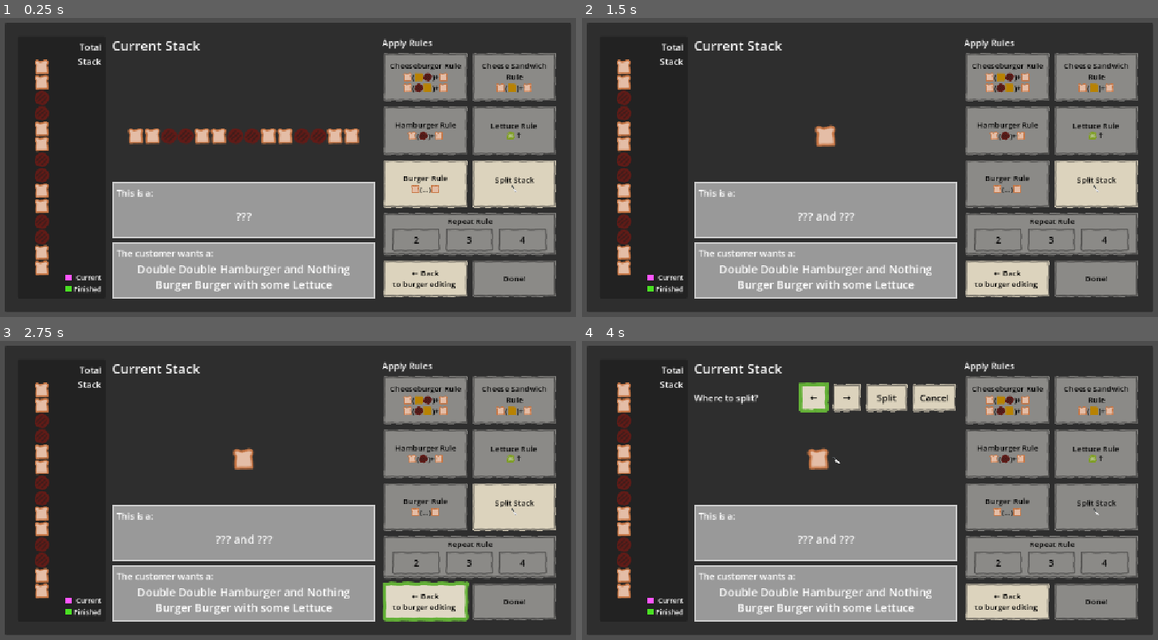
Above: before the commit, frames 1-4 (two rows, left to right).
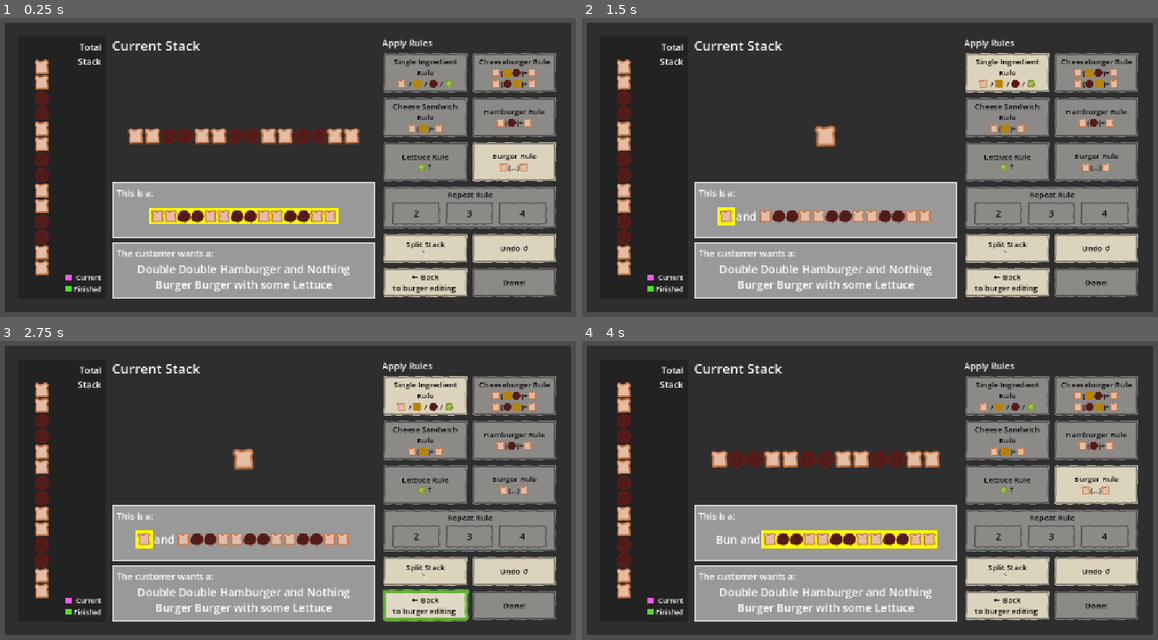
Above: after the commit, the same moments.

Repository: tobiaswahyudi/caesar-of-cheese
Game: Godot game, scene res://scenes/naming_ui.tscn
The game is run twice, just before and just after one commit, with the same random seed, the same clock (stepped at 60 frames per second) and the same inputs. This scene is started directly instead of the project's main scene.
Inputs (mouse positions are in pixels of both pictures, inside the frame that each line leads up to; where the layout moved, square brackets give the same spot in the first picture):
- Up to frame 1 (0.25 s): no input
- Up to frame 2 (1.5 s): click (1008, 248) [1094, 182] at 0.5 s; click "Split" at 1.25 s
- Up to frame 3 (2.75 s): click (426, 604) at 2.02 s
- Up to frame 4 (4 s): click (1008, 394) [1094, 505] at 2.75 s; click (812, 397) at 3.5 s, where only the run before the commit has a clickable "←"

The runs differ from the first frame. In frame 1, 16% of the frame differs, in the area x 25-97%, y 13-93%; in frame 2, 16%; in frame 3, 16%; in frame 4, 19%, in the area x 19-97%, y 13-93%.
Error before the commit: Invalid access to property or key of type 'String' on a base object of type 'Dictionary[String, String]'. (res://scenes/naming_ui.gd:58)

Commit message:
Naming complete! Without lettuce

Diff:
--- a/scenes/naming_ui.gd
+++ b/scenes/naming_ui.gd
@@ -1,6 +1,7 @@
 extends Control
 
 @export_group("Buttons")
+@export var single_ingredient_button: Button
 @export var cheeseburger_button: Button
 @export var cheese_sandwich_button: Button
 @export var hamburger_button: Button
@@ -30,7 +31,7 @@
 @export_subgroup("Strings")
 @export var undo_label: String = "Undo ↻"
 @export_multiline var back_label: String = "← Back\nto burger editing "
-@export_multiline var done_editing_label: String = "← Back\nto burger editing "
+@export_multiline var done_editing_label: String
 @export var split_cursor: String = " 🔪 "
 
 @export_subgroup("Sizes")
@@ -54,6 +55,9 @@
 	get():
 		return current_stack == ""
 
+func highlight_bbstring(string: String):
+	return "[bgcolor=yellow]" + string + "[/bgcolor]"
+
 func make_ingredient_bbstring(ingredient_letter: String, img_size: int = 40) -> String:
 	return "[img={0}]{1}[/img]".format([img_size, img_path_map[ingredient_letter]])
 
@@ -67,6 +71,7 @@
 	return total_string
 
 func eval_button_state() -> void:
+	single_ingredient_button.disabled = done_naming or is_splitting or not Parser.check_rule_single(current_stack)
 	cheeseburger_button.disabled = done_naming or is_splitting or not Parser.check_rule_cheeseburger(current_stack)
 	cheese_sandwich_button.disabled = done_naming or is_splitting or not Parser.check_rule_cheese_sandwich(current_stack)
 	hamburger_button.disabled = done_naming or is_splitting or not Parser.check_rule_hamburger(current_stack)
@@ -101,7 +106,15 @@
 			current_stack_label.text = make_stack_bbstring(current_stack, current_stack_img_size)
 	else:
 		current_stack_label.text = done_editing_label
-	stack_name_label.text = total_bst.get_name()
+
+	var count: Array[int] = [0]
+	stack_name_label.text = total_bst.get_name(func(stack):
+		count[0] += 1
+		var stack_bbstring = make_stack_bbstring(stack, 24, false)
+		if count[0] == 1:
+			return highlight_bbstring(stack_bbstring)
+		return stack_bbstring
+	)
 
 func eval_state() -> void:
 	eval_button_state()
@@ -127,13 +140,13 @@
 func make_button_click_action(do_one_step_and_get_bst: Callable) -> Callable:
 	return func():
 		var resolved_bst = do_one_step_and_get_bst.call(current_stack)
-		print("resolving bst for burger resolved to ", resolved_bst.get_name(), ", aka ", resolved_bst.get_repr())
+		# print("resolving bst for burger resolved to ", resolved_bst.get_name(), ", aka ", resolved_bst.get_repr())
 		apply_resolve_bst(resolved_bst)
 
 func make_button_click_parameterized_action(param: int, do_one_step_and_get_bst: Callable) -> Callable:
 	return func():
 		var resolved_bst = do_one_step_and_get_bst.call(param, current_stack)
-		print("resolving bst for repeat ", param, " resolved to ", resolved_bst.get_name(), ", aka ", resolved_bst.get_repr())
+		# print("resolving bst for repeat ", param, " resolved to ", resolved_bst.get_name(), ", aka ", resolved_bst.get_repr())
 		apply_resolve_bst(resolved_bst)
 
 func _ready() -> void:
@@ -147,6 +160,7 @@
 	total_bst = Parser.BSTUnresolved.new(total_stack, [])
 	eval_state()
 
+	single_ingredient_button.pressed.connect(make_button_click_action(Parser.do_resolve_base_burger))
 	cheeseburger_button.pressed.connect(make_button_click_action(Parser.do_resolve_base_burger))
 	cheese_sandwich_button.pressed.connect(make_button_click_action(Parser.do_resolve_base_burger))
 	hamburger_button.pressed.connect(make_button_click_action(Parser.do_resolve_base_burger))
--- a/scenes/naming_ui.tscn
+++ b/scenes/naming_ui.tscn
@@ -26,7 +26,7 @@
 axis_stretch_horizontal = 2
 axis_stretch_vertical = 2
 
-[node name="NamingUi" type="Control" unique_id=1326688869 node_paths=PackedStringArray("cheeseburger_button", "cheese_sandwich_b …(318 unchanged characters)…
+[node name="NamingUi" type="Control" unique_id=1326688869 node_paths=PackedStringArray("single_ingredient_button", "cheeseburger_button", "cheese_sandwich_b …(318 unchanged characters)…
 layout_mode = 3
 anchors_preset = 15
 anchor_right = 1.0
@@ -34,6 +34,7 @@
 grow_horizontal = 2
 grow_vertical = 2
 script = ExtResource("1_igo0j")
+single_ingredient_button = NodePath("PanelContainer/MarginContainer/HBoxContainer/Buttons/ButtonsGrid/Single")
 cheeseburger_button = NodePath("PanelContainer/MarginContainer/HBoxContainer/Buttons/ButtonsGrid/CB")
 cheese_sandwich_button = NodePath("PanelContainer/MarginContainer/HBoxContainer/Buttons/ButtonsGrid/CS")
 hamburger_button = NodePath("PanelContainer/MarginContainer/HBoxContainer/Buttons/ButtonsGrid/HB")
@@ -42,7 +43,7 @@
 undo_button = NodePath("PanelContainer/MarginContainer/HBoxContainer/Buttons/ButtonsGrid2/Undo")
 done_button = NodePath("PanelContainer/MarginContainer/HBoxContainer/Buttons/ButtonsGrid2/Done")
 repeat_buttons = [NodePath("PanelContainer/MarginContainer/HBoxContainer/Buttons/PanelContainer/MarginContainer/HBoxCon …(285 unchanged characters)…
-initiate_split_button = NodePath("PanelContainer/MarginContainer/HBoxContainer/Buttons/ButtonsGrid/Split")
+initiate_split_button = NodePath("PanelContainer/MarginContainer/HBoxContainer/Buttons/ButtonsGrid2/Split")
 split_controls_container = NodePath("PanelContainer/MarginContainer/HBoxContainer/CurrentStack/HBoxContainer2/SplitControlsContainer")
 split_left_button = NodePath("PanelContainer/MarginContainer/HBoxContainer/CurrentStack/HBoxContainer2/SplitControlsContainer/SplitLeft")
 split_right_button = NodePath("PanelContainer/MarginContainer/HBoxContainer/CurrentStack/HBoxContainer2/SplitControlsContainer/SplitRight")
@@ -302,6 +303,37 @@
 size_flags_stretch_ratio = 4.0
 columns = 2
 
+[node name="Single" type="Button" parent="PanelContainer/MarginContainer/HBoxContainer/Buttons/ButtonsGrid" unique_id=398150294]
+layout_mode = 2
+size_flags_horizontal = 3
+size_flags_vertical = 3
+theme = ExtResource("11_3lqn1")
+autowrap_mode = 2
+
+[node name="MarginContainer" type="MarginContainer" parent="PanelContainer/MarginContainer/HBoxContainer/Buttons/ButtonsGrid/Single" unique_id=272818853]
+layout_mode = 1
+anchors_preset = 15
+anchor_right = 1.0
+anchor_bottom = 1.0
+grow_horizontal = 2
+grow_vertical = 2
+theme_override_constants/margin_left = 10
+theme_override_constants/margin_top = 10
+theme_override_constants/margin_right = 10
+theme_override_constants/margin_bottom = 10
+
+[node name="RichTextLabel" type="RichTextLabel" parent="PanelContainer/MarginContainer/HBoxContainer/Buttons/ButtonsGrid/Single/MarginContainer" unique_id=343142211]
+layout_mode = 2
+mouse_filter = 1
+theme = ExtResource("1_pw6ya")
+bbcode_enabled = true
+text = "Single Ingredient Rule
+[img=16]res://img/bread.png[/img] / [img=16]res://img/cheese.png[/img] / [img=16]res://img/patty.png[/img] / [img=16]res://img/lettuce.png[/img]"
+fit_content = true
+scroll_active = false
+horizontal_alignment = 1
+vertical_alignment = 1
+
 [node name="CB" type="Button" parent="PanelContainer/MarginContainer/HBoxContainer/Buttons/ButtonsGrid" unique_id=4332578]
 layout_mode = 2
 size_flags_horizontal = 3
@@ -453,37 +485,6 @@
 bbcode_enabled = true
 text = "Burger Rule
 [img=16]res://img/bread.png[/img](...)[img=16]res://img/bread.png[/img]"
-fit_content = true
-scroll_active = false
-horizontal_alignment = 1
-vertical_alignment = 1
-
-[node name="Split" type="Button" parent="PanelContainer/MarginContainer/HBoxContainer/Buttons/ButtonsGrid" unique_id=2046566711]
-layout_mode = 2
-size_flags_horizontal = 15
-size_flags_vertical = 15
-theme = ExtResource("11_3lqn1")
-autowrap_mode = 2
-
-[node name="MarginContainer" type="MarginContainer" parent="PanelContainer/MarginContainer/HBoxContainer/Buttons/ButtonsGrid/Split" unique_id=610191385]
-layout_mode = 1
-anchors_preset = 15
-anchor_right = 1.0
-anchor_bottom = 1.0
-grow_horizontal = 2
-grow_vertical = 2
-theme_override_constants/margin_left = 10
-theme_override_constants/margin_top = 10
-theme_override_constants/margin_right = 10
-theme_override_constants/margin_bottom = 10
-
-[node name="RichTextLabel" type="RichTextLabel" parent="PanelContainer/MarginContainer/HBoxContainer/Buttons/ButtonsGrid/Split/MarginContainer" unique_id=2105200007]
-layout_mode = 2
-mouse_filter = 1
-theme = ExtResource("1_pw6ya")
-bbcode_enabled = true
-text = "Split Stack
-🔪"
 fit_content = true
 scroll_active = false
 horizontal_alignment = 1
@@ -573,7 +574,39 @@
 layout_mode = 2
 size_flags_horizontal = 3
 size_flags_vertical = 3
+size_flags_stretch_ratio = 2.0
 columns = 2
+
+[node name="Split" type="Button" parent="PanelContainer/MarginContainer/HBoxContainer/Buttons/ButtonsGrid2" unique_id=2046566711]
+layout_mode = 2
+size_flags_horizontal = 15
+size_flags_vertical = 15
+theme = ExtResource("11_3lqn1")
+autowrap_mode = 2
+
+[node name="MarginContainer" type="MarginContainer" parent="PanelContainer/MarginContainer/HBoxContainer/Buttons/ButtonsGrid2/Split" unique_id=610191385]
+layout_mode = 1
+anchors_preset = 15
+anchor_right = 1.0
+anchor_bottom = 1.0
+grow_horizontal = 2
+grow_vertical = 2
+theme_override_constants/margin_left = 10
+theme_override_constants/margin_top = 10
+theme_override_constants/margin_right = 10
+theme_override_constants/margin_bottom = 10
+
+[node name="RichTextLabel" type="RichTextLabel" parent="PanelContainer/MarginContainer/HBoxContainer/Buttons/ButtonsGrid2/Split/MarginContainer" unique_id=2105200007]
+layout_mode = 2
+mouse_filter = 1
+theme = ExtResource("1_pw6ya")
+bbcode_enabled = true
+text = "Split Stack
+🔪"
+fit_content = true
+scroll_active = false
+horizontal_alignment = 1
+vertical_alignment = 1
 
 [node name="Undo" type="Button" parent="PanelContainer/MarginContainer/HBoxContainer/Buttons/ButtonsGrid2" unique_id=830932043]
 layout_mode = 2
@@ -601,6 +634,38 @@
 mouse_filter = 1
 theme = ExtResource("1_pw6ya")
 bbcode_enabled = true
+text = "Undo ↺"
+fit_content = true
+scroll_active = false
+horizontal_alignment = 1
+vertical_alignment = 1
+
+[node name="BackToEdit" type="Button" parent="PanelContainer/MarginContainer/HBoxContainer/Buttons/ButtonsGrid2" unique_id=1058375536]
+layout_mode = 2
+size_flags_horizontal = 3
+size_flags_vertical = 3
+theme = ExtResource("1_pw6ya")
+theme_override_styles/normal = ExtResource("2_glona")
+theme_override_styles/hover = ExtResource("2_ge8nu")
+autowrap_mode = 2
+
+[node name="MarginContainer" type="MarginContainer" parent="PanelContainer/MarginContainer/HBoxContainer/Buttons/ButtonsGrid2/BackToEdit" unique_id=152906004]
+layout_mode = 1
+anchors_preset = 15
+anchor_right = 1.0
+anchor_bottom = 1.0
+grow_horizontal = 2
+grow_vertical = 2
+theme_override_constants/margin_left = 10
+theme_override_constants/margin_top = 10
+theme_override_constants/margin_right = 10
+theme_override_constants/margin_bottom = 10
+
+[node name="RichTextLabel" type="RichTextLabel" parent="PanelContainer/MarginContainer/HBoxContainer/Buttons/ButtonsGrid2/BackToEdit/MarginContainer" unique_id=1525417494]
+layout_mode = 2
+mouse_filter = 1
+theme = ExtResource("1_pw6ya")
+bbcode_enabled = true
 text = "← Back
 to burger editing "
 fit_content = true
--- a/scripts/namer.gd
+++ b/scripts/namer.gd
@@ -33,7 +33,7 @@
 		substring = p_str
 		children = p_children
 
-	func get_name() -> String:
+	func get_name(_unres_func: Variant = null) -> String:
 		return "YOU_SHOULDNT_SEE_THIS(" + substring + ")"
 
 	func get_repr() -> String:
@@ -59,7 +59,7 @@
 				return c_unresolved
 		return null
 
-	func resolve_first(emplace_bst: BST) -> void:
+	func resolve_first(emplace_bst: BST) -> bool:
 		print("resolving me {0} with {1}".format([get_repr(), emplace_bst.get_repr()]))
 		for idx in len(children):
 			var c = children[idx]
@@ -67,17 +67,23 @@
 				print("child is directly unresolved. prev children, ", children)
 				children[idx] = emplace_bst
 				print("child has been directly resolved. new children, ", children)
-				return
+				print("me resolved {0} after {1}. Return now".format([get_repr(), emplace_bst.get_repr()]))
+				return true
 			var c_unresolved = c.first_unresolved_child()
 			if c_unresolved != null:
-				c.resolve_first(emplace_bst)
+				var child_resolve = c.resolve_first(emplace_bst)
+				if child_resolve:
+					return true
+		return false
 
 	func is_directly_unresolved() -> bool:
 		# Equivalent to (self is BSTUnresolved)
 		return false
 
 class BSTUnresolved extends BST:
-	func get_name() -> String:
+	func get_name(unres_func: Variant = null) -> String:
+		if unres_func:
+			return unres_func.call(substring)
 		return Parser.unknown_bst_string
 
 	func get_repr() -> String:
@@ -90,7 +96,7 @@
 		return true
 
 class BSTIngredient extends BST:
-	func get_name() -> String:
+	func get_name(_unres_func: Variant = null) -> String:
 		var index = Type.IngredientLetter.find(substring)
 		if index == -1:
 			return 'Nothing'
@@ -109,14 +115,16 @@
 		return 1
 
 class BSTBurger extends BST:
-	func get_name() -> String:
+	func get_name(unres_func: Variant = null) -> String:
 		if children[0].is_patty_sequence():
-			return children[0].tuple_name + " Hamburger"
+			return children[0].get_name(unres_func).replace(Type.IngredientName[Ingredient.IngredientType.Patty],"") + "Hamburger"
 		if children[0].is_patty_cheese_sequence():
-			return children[0].tuple_name + " Cheeseburger"
+			var split = children[0].get_name(unres_func).split(" ")
+			var tuples = split.slice(0, len(split) - 3) # "Patty and Cheese" or "Cheese and Patty"
+			return " ".join(tuples) + " Cheeseburger"
 		if children[0].is_cheese_sequence():
-			return children[0].tuple_name + " Cheese Sandwich"
-		return children[0].get_name() + " Burger"
+			return children[0].get_name(unres_func) + " Sandwich"
+		return children[0].get_name(unres_func) + " Burger"
 
 	func get_repr() -> String:
 		return "[" + children[0].get_repr() + "]"
@@ -125,12 +133,12 @@
 		return children[0].first_unresolved_child()
 
 class BSTSequence extends BST:
-	func get_name() -> String:
+	func get_name(unres_func: Variant = null) -> String:
 		var contents_name = ""
 		for c in children:
 			if len(contents_name) > 0:
 				contents_name += " and "
-			contents_name += c.get_name()
+			contents_name += c.get_name(unres_func)
 		return contents_name
 
 	func get_repr() -> String:
@@ -151,8 +159,8 @@
 		return max_child_depth() + 2
 
 class BSTMultiple extends BST:
-	func get_name() -> String:
-		return tuple_name + ' ' + children[0].get_name()
+	func get_name(unres_func: Variant = null) -> String:
+		return tuple_name + ' ' + children[0].get_name(unres_func)
 
 	func get_repr() -> String:
 		return "(" + str(repeat_count) + "x" + children[0].get_repr() + ")"
@@ -169,6 +177,9 @@
 var min_stack_depth_cache: Dictionary[String, int] = {}
 
 # Rules
+func check_rule_single(string: String) -> bool:
+	return len(string) <= 1
+
 func check_rule_burger(string: String) -> bool:
 	return RegEx.create_from_string("^B.*B$").search(string) != null
 
@@ -261,12 +272,17 @@
 func do_one_step_ingredient(string: String) -> BST:
 	return BSTIngredient.new(string, [])
 
+# Resolves the entire stack. Use only for base cases!
 # Handles hamburgers, cheeseburgers, cheese sandwiches.
+# Also single ingredients.
 # Assumes it's checked already!!
 func do_resolve_base_burger(string: String) -> BST:
 	return greedy_parse(string)
 
 func do_one_step_burger(string: String) -> BST:
+	if len(string) == 2:
+		# Nothing burger; just solve it
+		return greedy_parse(string)
 	var insides = do_rule_burger(string)
 	return BSTBurger.new(insides, [BSTUnresolved.new(insides, [])])
 
--- a/scripts/say_name.gd
+++ b/scripts/say_name.gd
@@ -8,4 +8,4 @@
 func _physics_process(_delta: float) -> void:
 	var stack_string: String = stacker.stack_string
 	var parsed_bst = Parser.greedy_parse(stack_string)
-	text = prefix + parsed_bst.get_name() + suffix + "\n" + parsed_bst.get_repr()
+	text = prefix + parsed_bst.get_name(null) + suffix + "\n" + parsed_bst.get_repr()
